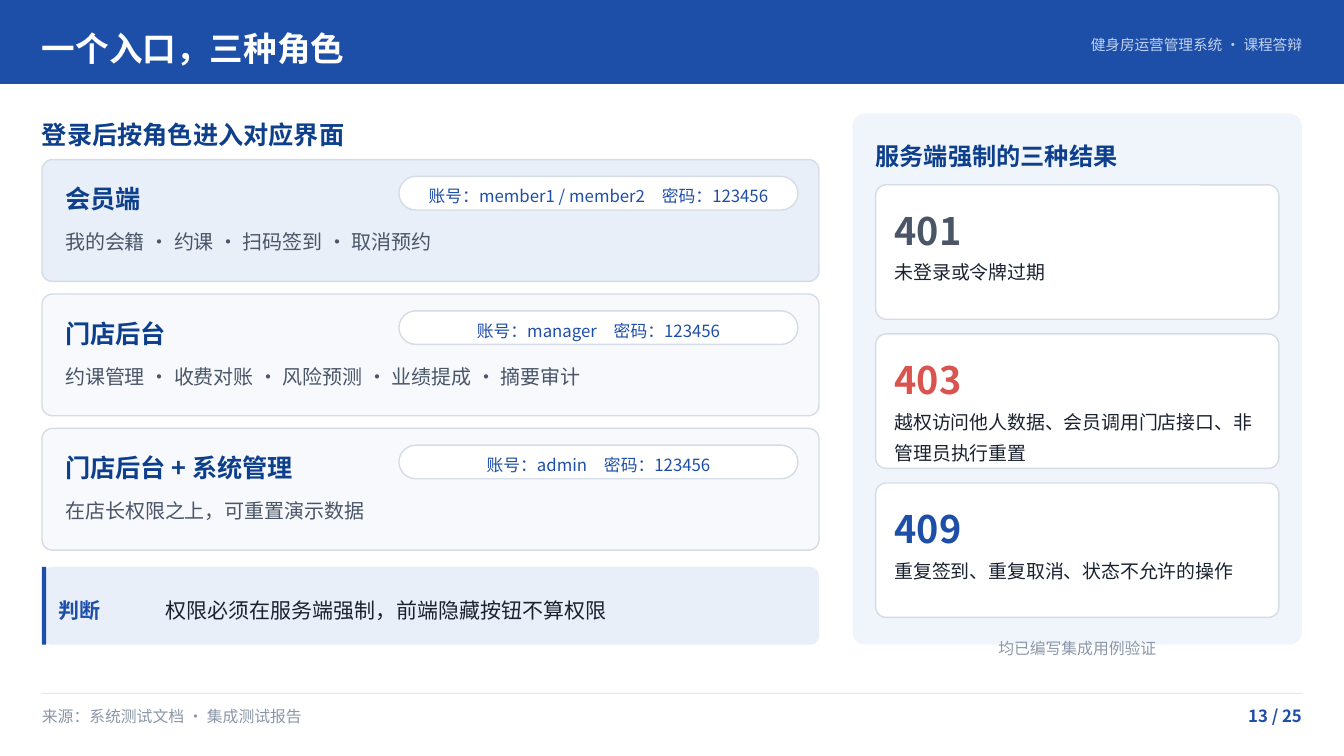
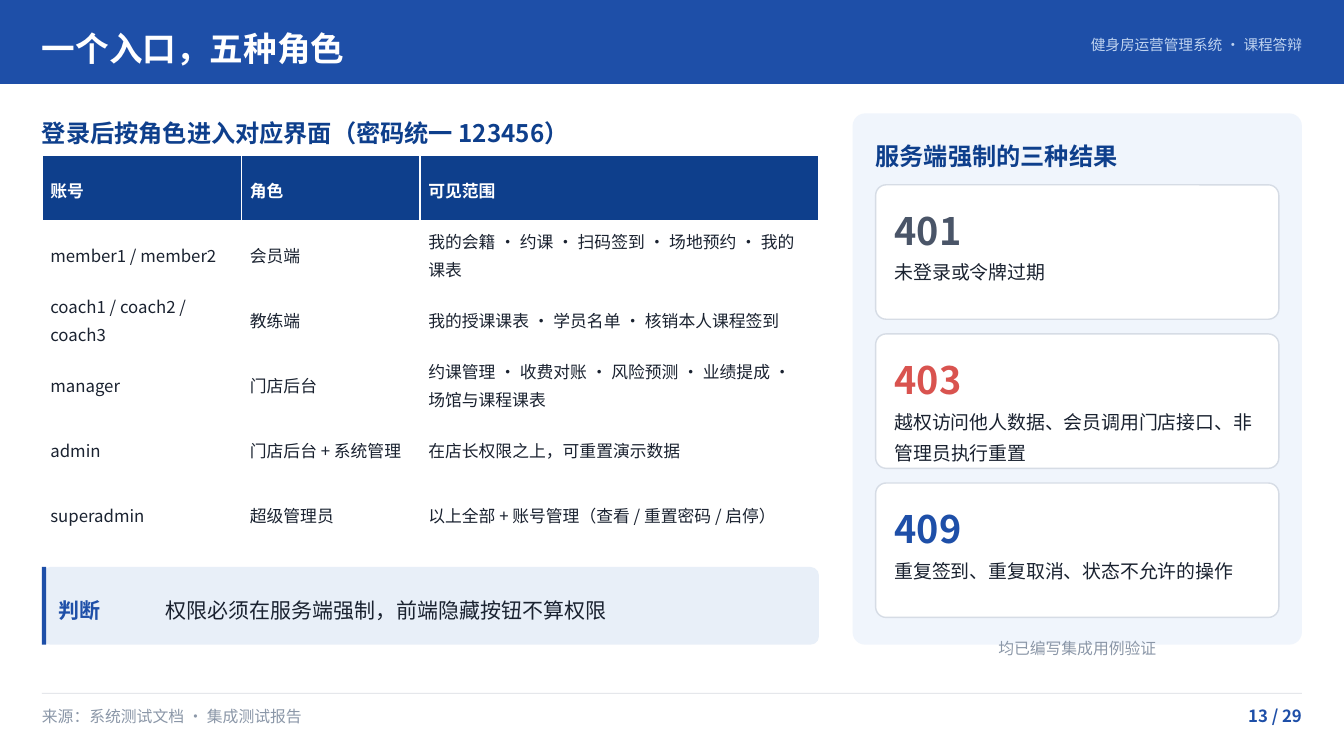
Before and after one commit to site73/gym-management, a slide deck: slide 13 of 10-展示汇报/健身房运营管理系统答辩/健身房运营管理系统答辩.pptx. Drawn at 1344x756 pixels with LibreOffice and Linux fonts; fonts in the diff are those of the drawing. Boxes give left, top, right and bottom in pixels: in the first picture for what was removed or moved away, otherwise in the second. Text is boxed around its words. In the diff, an @@ line names an element or a change of style, - is before the commit and + after.

Commit message:
feat: 课表式管理与超级管理员账号治理（第二轮迭代）
后端
- 新增 com.gym.timetable 模块：周课表只读聚合视图
  - GET /api/timetable/overview 按角色返回课程课表 + 场馆占用课表
  - GET /api/timetable/courses 、/api/timetable/venues 支持按周/会员/教练/场馆筛选
  - 会员与教练的 scope、memberId、coachId 一律由服务端归一化，越权参数拿不到他人课表
- 新增超级管理员（super_admin）：账号总览、重置密码、启用停用
  - 密码 BCrypt 单向不可逆，不提供明文查看；重置后返回新密码并记审计
  - 不能停用当前登录账号，也不能停用其他超级管理员
- V12 迁移：super_admin 角色 + sys_user.password_reset_at
- DemoScheduleAligner：本周无未来排课时把演示课程/场地预约对齐到本周，避免课表空转

前端
- 新增「周课表」页：会员看本人、教练看本人授课+全店场馆占用、门店看全店
- 课程管理 / 场馆管理支持「列表 ⇄ 周课表」切换，课表卡片可点进编辑
- 新增「账号管理」页（仅超级管理员可见），支持重置密码、启停、搜索与分页
- 登录页新增「超级管理员」身份；课表点击改为事件委托，HTML 统一转义

测试
- 新增 TimetableTest 单元测试 11 项
- 集成测试 +31（账号管理 16 项、周课表 16 项）→ 130
- 浏览器测试 +25（课表三视角与视图切换、账号管理）→ 109
- 合计 88 + 130 + 6 + 5 + 109 + 18 + 18 = 374 项全部通过

文档
- 需求报告新增 S7 组（REQ-M0-006~011、REQ-B3-007/008、REQ-B6-007），需求编号 50 → 59
- 需求—测试覆盖矩阵、系统测试文档同步更新，新增 BUG-015/016
- 答辩 PPT 25 → 29 页（教练端 / 场地预约 / 课表式管理 / 账号管理与密码安全）
- 讲稿新增 4 节并给出 15–22 分钟分档删减方案

```diff
--- a/10-展示汇报/健身房运营管理系统答辩/健身房运营管理系统答辩.pptx
+++ b/10-展示汇报/健身房运营管理系统答辩/健身房运营管理系统答辩.pptx
@@ text at [42, 32, 344, 66]: text changed @@
-一个入口，三种角色
+一个入口，五种角色
@@ text at [42, 121, 569, 145]: text changed; size 18 to 17.2 pt @@
-登录后按角色进入对应界面
+登录后按角色进入对应界面（密码统一 123456）
@@ rounded rectangle removed at [42, 159, 820, 281] @@
@@ table added at [42, 155, 820, 546], 6 rows, 3 columns @@
+账号 | 角色 | 可见范围
+member1 / member2 | 会员端 | 我的会籍 · 约课 · 扫码签到 · 场地预约 · 我的课表
+coach1 / coach2 / coach3 | 教练端 | 我的授课课表 · 学员名单 · 核销本人课程签到
+manager | 门店后台 | 约课管理 · 收费对账 · 风险预测 · 业绩提成 · 场馆与课程课表
+admin | 门店后台 + 系统管理 | 在店长权限之上，可重置演示数据
+superadmin | 超级管理员 | 以上全部 + 账号管理（查看 / 重置密码 / 启停）
@@ rounded rectangle removed at [399, 176, 799, 210] @@
@@ text removed at [65, 186, 141, 211] @@
-会员端
@@ text removed at [429, 188, 768, 204] @@
-账号：member1 / member2 密码：123456
@@ text removed at [65, 232, 432, 251] @@
-我的会籍 · 约课 · 扫码签到 · 取消预约
@@ rounded rectangle removed at [42, 294, 820, 416] @@
@@ text removed at [65, 321, 166, 346] @@
-门店后台
@@ rounded rectangle removed at [399, 311, 799, 344] @@
@@ text removed at [477, 323, 720, 341] @@
-账号：manager 密码：123456
@@ text removed at [65, 367, 581, 386] @@
-约课管理 · 收费对账 · 风险预测 · 业绩提成 · 摘要审计
@@ rounded rectangle removed at [42, 429, 820, 551] @@
@@ rounded rectangle removed at [399, 446, 799, 479] @@
@@ text removed at [65, 455, 293, 480] @@
-门店后台 + 系统管理
@@ text removed at [487, 457, 710, 473] @@
-账号：admin 密码：123456
@@ text removed at [65, 501, 365, 520] @@
-在店长权限之上，可重置演示数据
@@ text at [1248, 709, 1302, 723]: text changed @@
-13 / 25
+13 / 29
```
Also in this commit, not shown: 21 other slides changed, 4 slides added, 47 other files.
